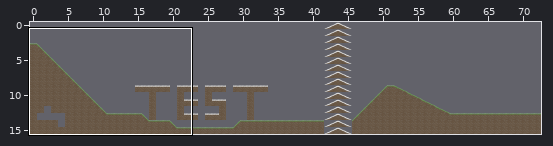
Two states of a Tiled map, Content/TestLevel.tmx. Above, an overview of the earlier version with the close-up marked.
Close-up. As it was:
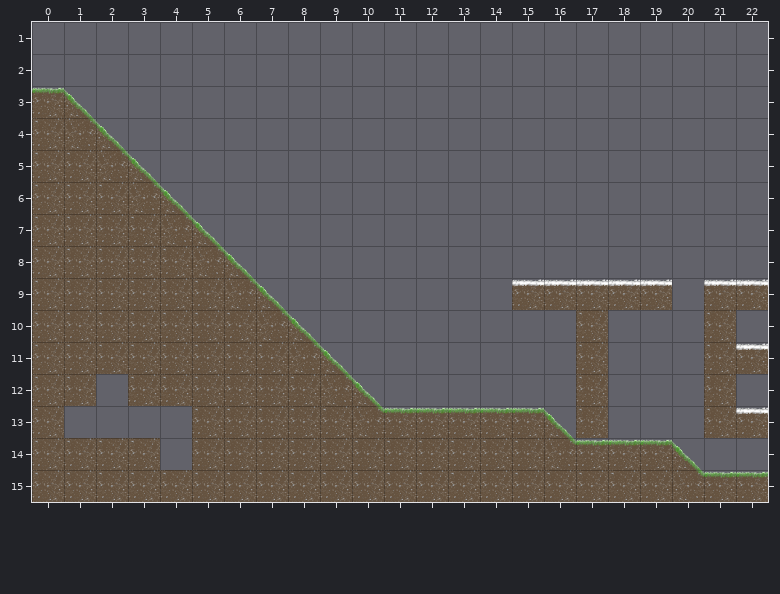
Cells are 64x64 px. Shown: x 0..22, y 1..15. The commit also changed other parts of the map, which this record leaves out. The old version is drawn lined up with the new one.
New version:
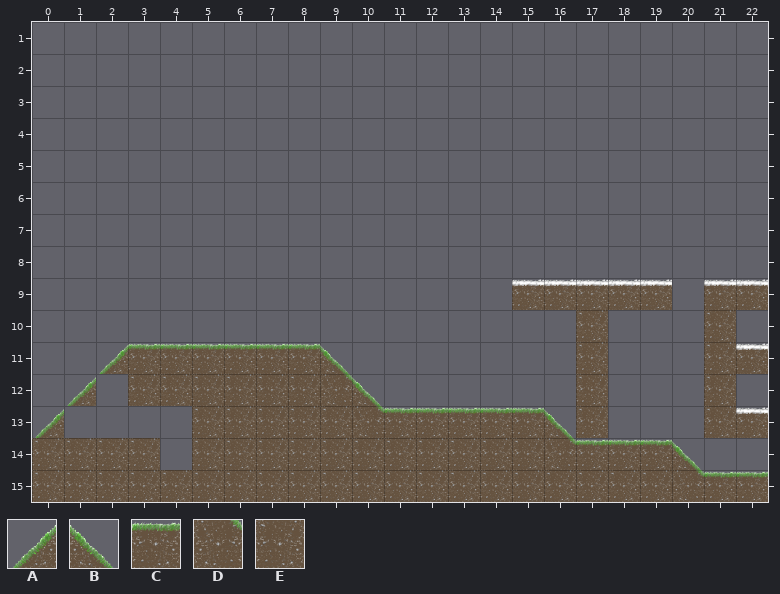
Key: from "tilesheet": A 1, B 2, C 6, D 8, E 12.
_ is an empty cell.
Difference:
map size 75x16 -> 73x16 cells
Layer "Tile FG":
Tile A replaces tile E in row 11 at x 2; in row 12 at x 1; in row 13 at x 0.
Tile C replaces tile D in row 11 at x 8.
Tile C replaces tile E in row 11 at x 3 to 7.
The author cleared tile B in row 3 at x 1; in row 4 at x 2; in row 5 at x 3; in row 6 at x 4; in row 7 at x 5; in row 8 at x 6.
The author cleared tile B in row 9 at x 7; in row 10 at x 8.
The author cleared tile C in row 3 at x 0.
The author cleared tile D in row 4 at x 1; in row 5 at x 2; in row 6 at x 3; in row 7 at x 4; in row 8 at x 5; in row 9 at x 6.
The author cleared tile D in row 10 at x 7.
The author cleared tile E in row 4 at x 0; in row 5 at x 0 to 1; in row 6 at x 0 to 2; in row 7 at x 0 to 3; in row 8 at x 0 to 4; in row 9 at x 0 to 5.
The author cleared tile E in row 10 at x 0 to 6; in row 11 at x 0 to 1; in row 12 at x 0.
Pixel boxes of the changes (left, top, right, bottom) in both close-ups:
changed: (32, 87, 320, 438)
